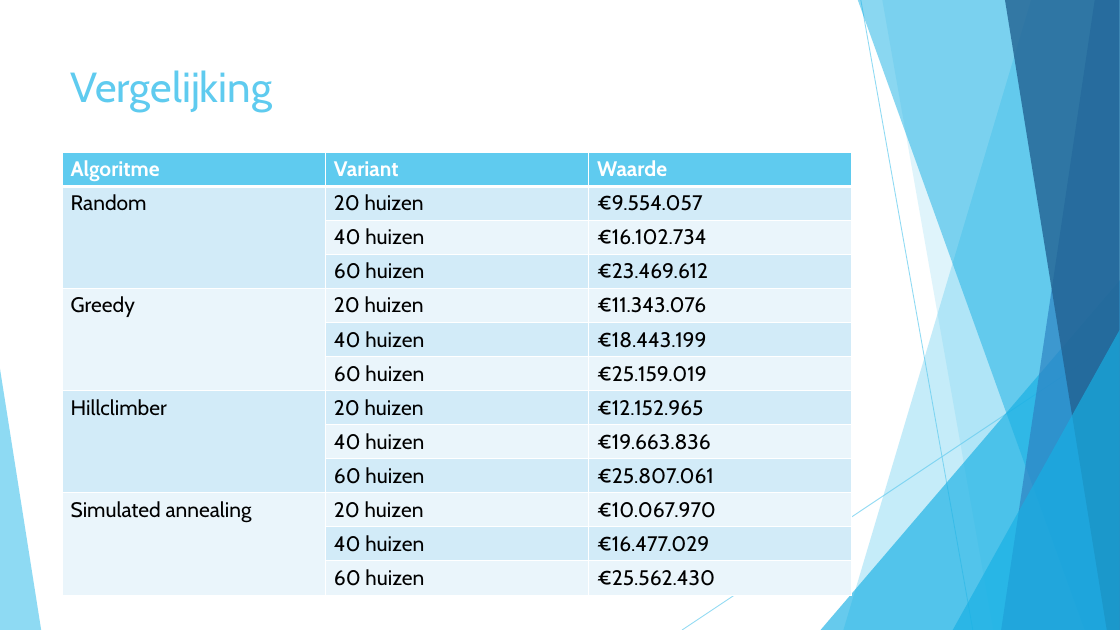
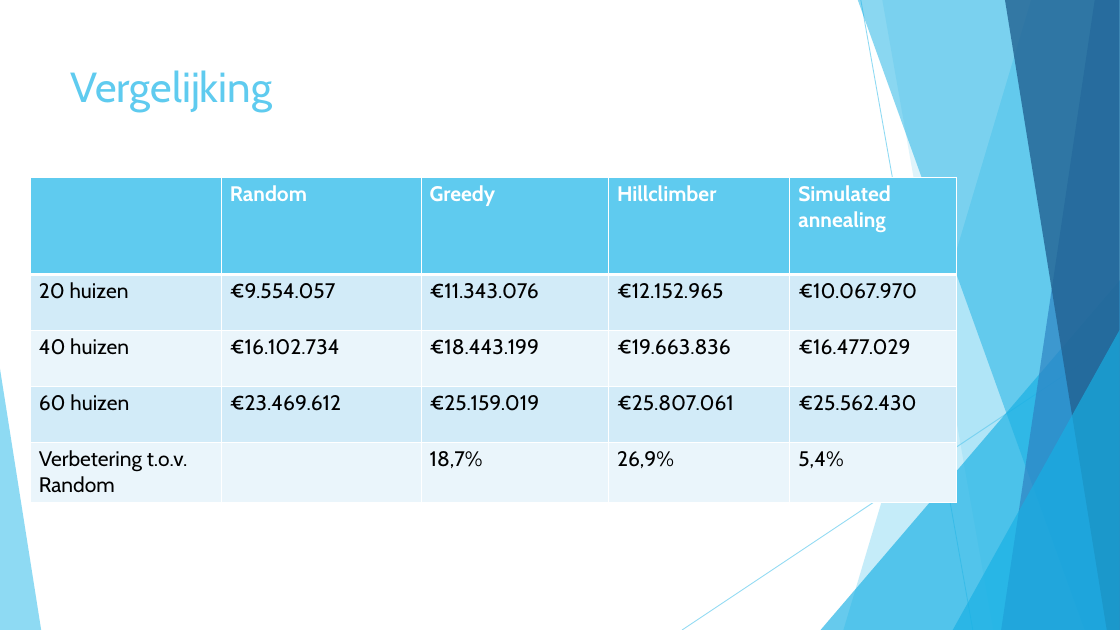
Before and after one commit to roosgreven/Heuristieken, a slide deck: slide 10 of files/presentatie heuristieken.pptx. Drawn at 1120x630 pixels with LibreOffice and Linux fonts; fonts in the diff are those of the drawing. Boxes give left, top, right and bottom in pixels: in the first picture for what was removed or moved away, otherwise in the second. Text is boxed around its words. In the diff, an @@ line names an element or a change of style, - is before the commit and + after.

```diff
--- a/files/presentatie heuristieken.pptx
+++ b/files/presentatie heuristieken.pptx
@@ table at box(30, 177, 958, 502) @@
-Algoritme | Variant | Waarde
-Random | 20 huizen | €9.554.057
- | 40 huizen | €16.102.734
- | 60 huizen | €23.469.612
-Greedy | 20 huizen | €11.343.076
- | 40 huizen | €18.443.199
- | 60 huizen | €25.159.019
-Hillclimber | 20 huizen | €12.152.965
- | 40 huizen | €19.663.836
- | 60 huizen | €25.807.061
-Simulated annealing | 20 huizen | €10.067.970
- | 40 huizen | €16.477.029
- | 60 huizen | €25.562.430
+ | Random | Greedy | Hillclimber | Simulated annealing
+20 huizen | €9.554.057 | €11.343.076 | €12.152.965 | €10.067.970
+40 huizen | €16.102.734 | €18.443.199 | €19.663.836 | €16.477.029
+60 huizen | €23.469.612 | €25.159.019 | €25.807.061 | €25.562.430
+Verbetering t.o.v. Random |  | 18,7% | 26,9% | 5,4%
@@ table: place and size @@
-table at box(62, 152, 851, 595)
+table at box(30, 177, 958, 502)
```
Also in this commit, not shown: 3 other slides changed, 27 other files.
